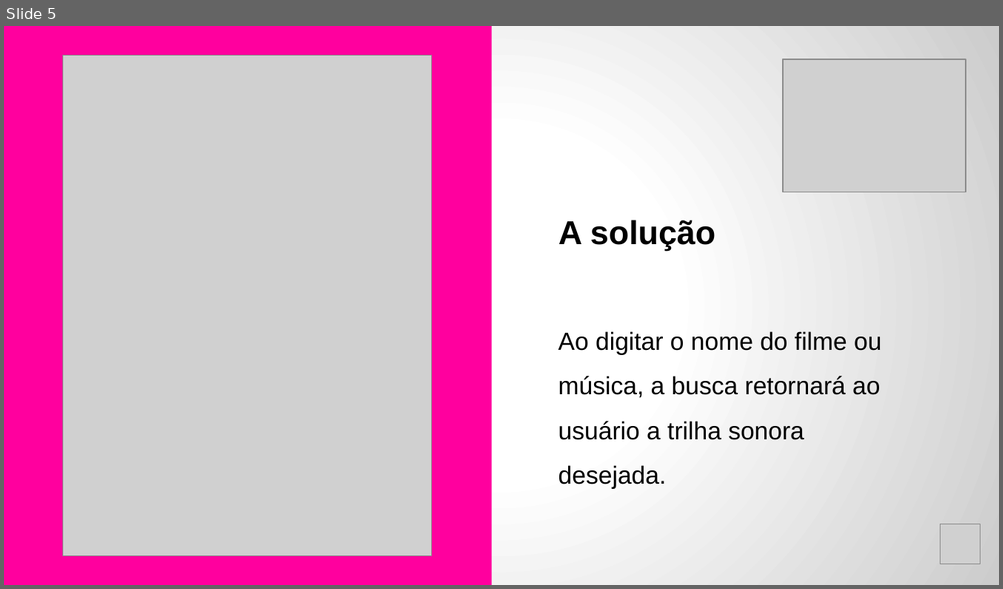
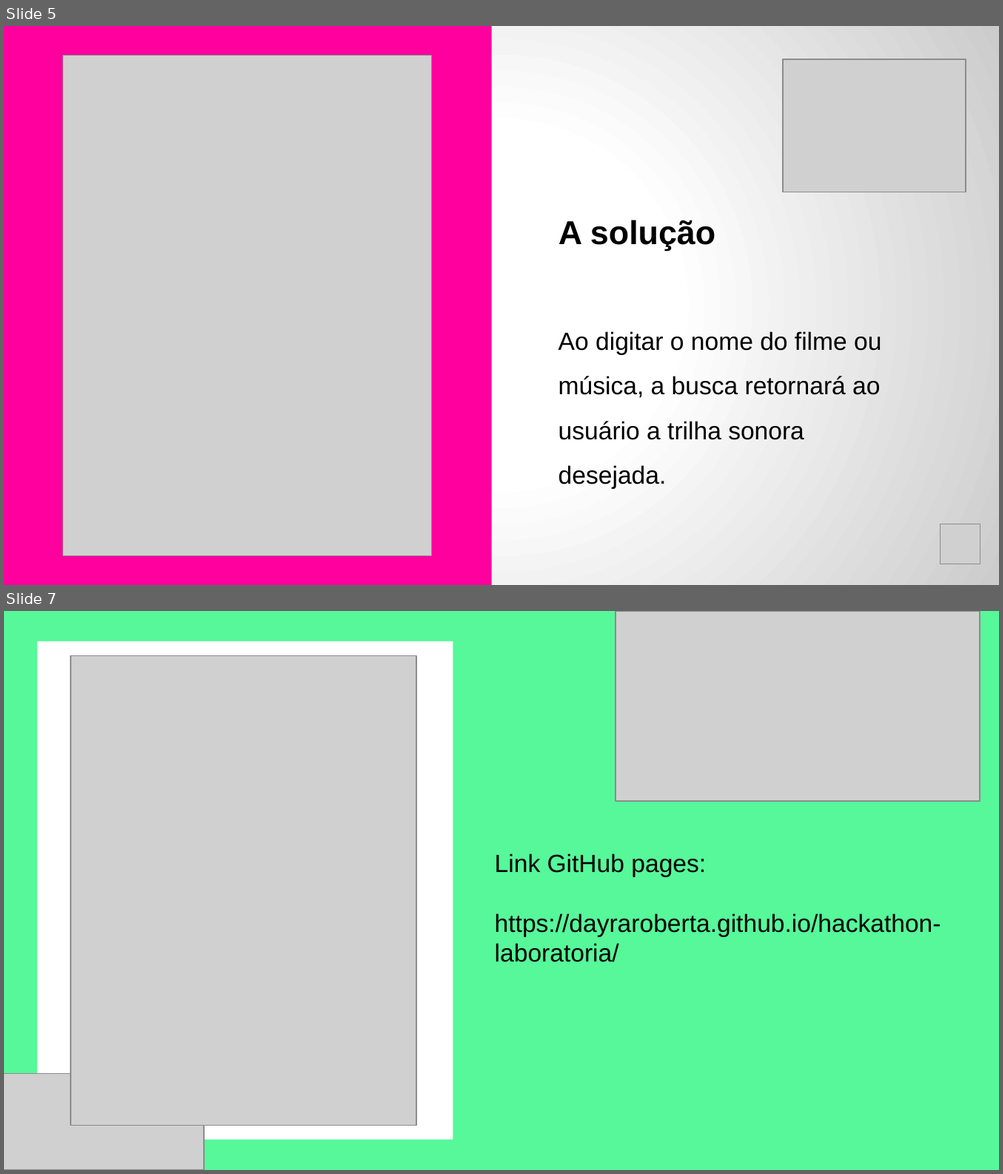
Before and after one commit to dayraroberta/hackathon-laboratoria, a slide deck: Docs/Open house hackaton template.pptx (1).pptx. Shown one above the other, each under a label of ours: slide 5 before the commit, slides 5 and 7 after it; the slides between them are not shown. The pictures are 1003x589 and 1003x1174 pixels, drawn with LibreOffice and Linux fonts; fonts in the diff are those of the drawing; grey boxes stand for pictures. Boxes give left, top, right and bottom in pixels: in the first picture for what was removed or moved away, otherwise in the second. Text is boxed around its words. In the diff, an @@ line names an element or a change of style, - is before the commit and + after.

```diff
--- a/Docs/Open house hackaton template.pptx (1).pptx
+++ b/Docs/Open house hackaton template.pptx (1).pptx
@@ slide 7 added at (x1=4, y1=611, x2=999, y2=1170), background #56F89A @@
@@ picture added at (x1=616, y1=611, x2=979, y2=801) @@
@@ rectangle added at (x1=37, y1=641, x2=452, y2=1139), fill #FFFFFF @@
@@ picture added at (x1=71, y1=655, x2=417, y2=1125) @@
@@ text added at (x1=495, y1=854, x2=941, y2=963), 18 pt, text #000000 @@
+Link GitHub pages:
+https://dayraroberta.github.io/hackathon-laboratoria/
@@ picture added at (x1=4, y1=1074, x2=204, y2=1170) @@
```
Also in this commit, not shown: 1 slide changed, 1 slide removed, 2 other files.
